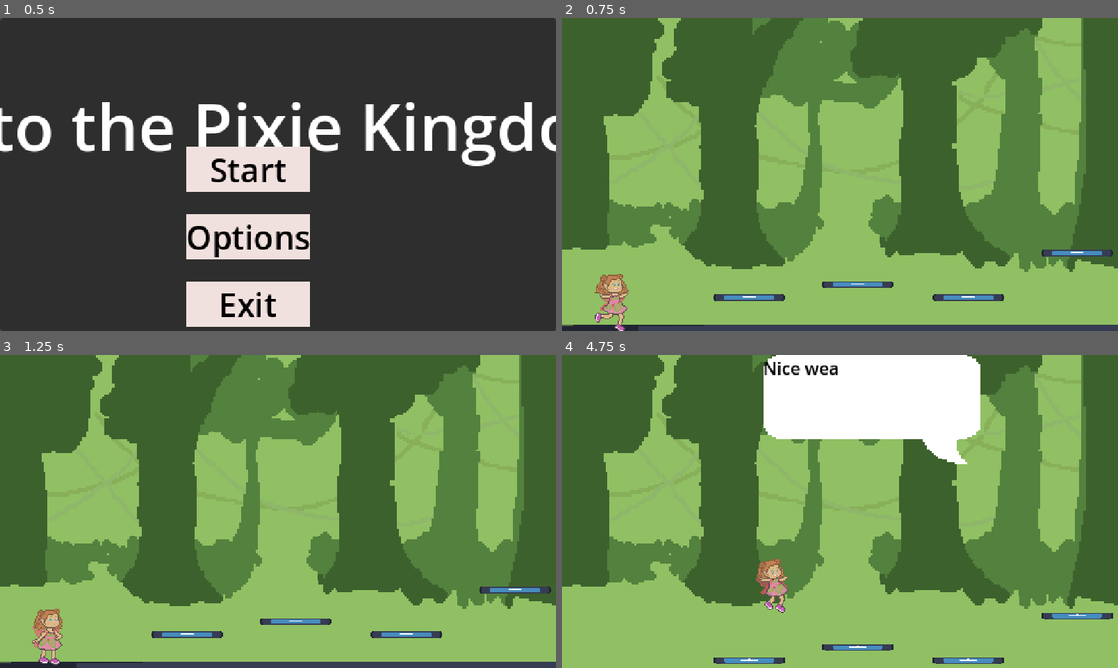
Above: before the commit, frames 1-4 (two rows, left to right).
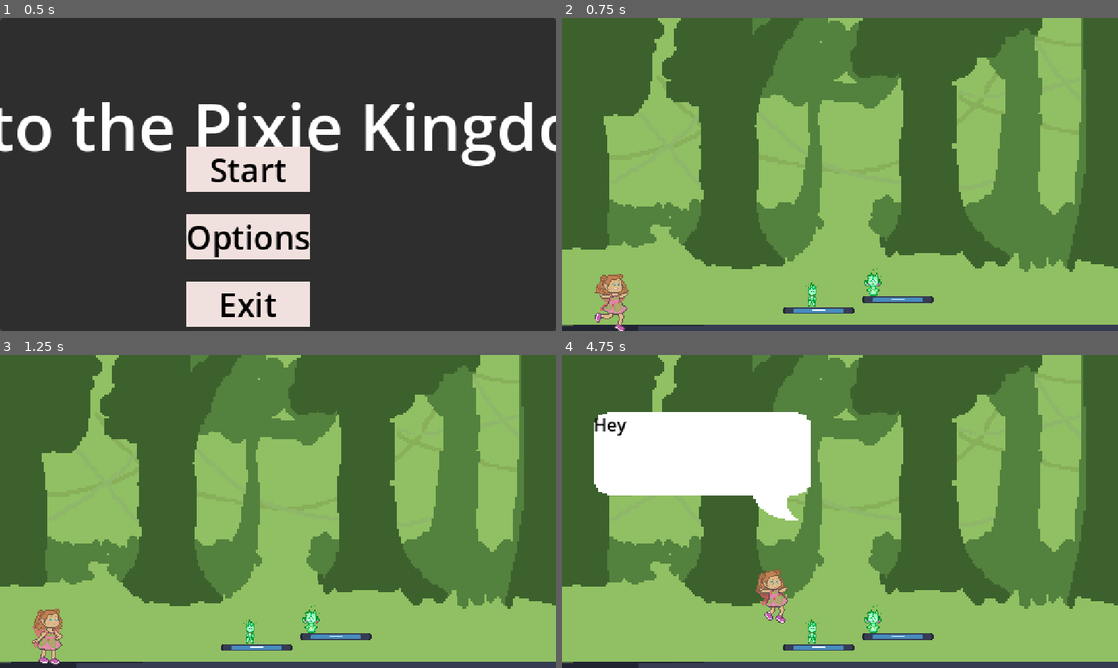
Above: after the commit, the same moments.

Repository: AlexReidNZ/Into-The-Pixie-Kingdom
Game: Godot game, scene res://Scenes/menu.tscn
Same seed, same stepped clock (60 frames per second), same inputs: the game is played once before the commit and once after it. The engine's default icon, where the game draws it, is replaced by a stand-in: a white triangle on a blue panel in a dark square.
Inputs:
- Up to frame 1 (0.5 s): no input
- Up to frame 2 (0.75 s): click "Start" at 0.5 s
- Up to frame 3 (1.25 s): no input
- Up to frame 4 (4.75 s): tap Enter (ui_accept) at 1.25 s; hold Shift (run) 1.28-2.03 s; hold Right (move_right) 1.28-2.78 s; tap Space (jump) at 1.52, 2.27, 3.77, 4.52 s; tap Shift (run) at 2.1, 3.6 s; hold Left (move_left) 2.78-3.53 s; hold Shift (run) 2.78-3.53 s; hold Right (move_right) from 3.53 s (still down); hold Shift (run) from 4.28 s (still down)

Frame 1 is identical in both runs. In frame 2, 1.8% of the frame differs, in the area x 27-100%, y 74-95%; in frame 3, 1.8%; in frame 4, 24%, in the area x 0-100%, y 0-100%.

Commit message:
feat: add npc sprites, adjust sizes and collisions

Diff:
--- a/Scenes/npc_body.tscn
+++ b/Scenes/npc_body.tscn
@@ -2,13 +2,13 @@
 
 [ext_resource type="Script" path="res://Scripts/npc.gd" id="1_3ivoq"]
 [ext_resource type="Script" path="res://Scripts/chat_detection.gd" id="1_dc6p1"]
-[ext_resource type="Texture2D" uid="uid://ca56kg7jr5m0y" path="res://Sprites/icon.svg" id="1_k487h"]
+[ext_resource type="Texture2D" uid="uid://c4crobg2ixorf" path="res://Sprites/Lamina.png" id="3_ams4t"]
 
 [sub_resource type="CircleShape2D" id="CircleShape2D_b06dh"]
-radius = 61.69
+radius = 15.036
 
 [sub_resource type="CircleShape2D" id="CircleShape2D_bhmoq"]
-radius = 91.11
+radius = 40.3113
 
 [node name="NpcBody" type="CharacterBody2D"]
 collision_layer = 3
@@ -32,4 +32,6 @@
 shape = SubResource("CircleShape2D_bhmoq")
 
 [node name="Sprite2D" type="Sprite2D" parent="."]
-texture = ExtResource("1_k487h")
+position = Vector2(0.999998, 0.999994)
+scale = Vector2(0.585938, 0.570313)
+texture = ExtResource("3_ams4t")
--- a/platformer/platform_level.tscn
+++ b/platformer/platform_level.tscn
@@ -1,10 +1,12 @@
-[gd_scene load_steps=9 format=3 uid="uid://cfrj4t5rn0lay"]
+[gd_scene load_steps=11 format=3 uid="uid://cfrj4t5rn0lay"]
 
 [ext_resource type="PackedScene" uid="uid://boc6l1kkktvup" path="res://player/player.tscn" id="1_bxnp0"]
 [ext_resource type="Script" path="res://platformer/platform_level.gd" id="1_opbub"]
 [ext_resource type="Texture2D" uid="uid://ca56kg7jr5m0y" path="res://Sprites/icon.svg" id="1_woxqj"]
 [ext_resource type="Texture2D" uid="uid://boy25fpexvose" path="res://platformer/Ivy Path Background.png" id="3_k08ho"]
 [ext_resource type="PackedScene" uid="uid://bwi0bf6srol7t" path="res://Scenes/npc_body.tscn" id="4_3exax"]
+[ext_resource type="Texture2D" uid="uid://c4crobg2ixorf" path="res://Sprites/Lamina.png" id="6_gdejl"]
+[ext_resource type="Texture2D" uid="uid://ctu5riag25ib1" path="res://Sprites/Hedera.png" id="7_5m2l5"]
 
 [sub_resource type="WorldBoundaryShape2D" id="WorldBoundaryShape2D_mr6wc"]
 
@@ -58,32 +60,8 @@
 [node name="Platforms" type="Node2D" parent="."]
 position = Vector2(22, -116)
 
-[node name="Platform" type="StaticBody2D" parent="Platforms"]
-position = Vector2(117, 82)
-
-[node name="Icon" type="Sprite2D" parent="Platforms/Platform"]
-scale = Vector2(0.515625, 0.046875)
-texture = ExtResource("1_woxqj")
-centered = false
-
-[node name="CollisionShape2D" type="CollisionShape2D" parent="Platforms/Platform"]
-position = Vector2(33, 3)
-shape = SubResource("RectangleShape2D_hmkuf")
-
-[node name="Platform2" type="StaticBody2D" parent="Platforms"]
-position = Vector2(217, 70)
-
-[node name="Icon" type="Sprite2D" parent="Platforms/Platform2"]
-scale = Vector2(0.515625, 0.046875)
-texture = ExtResource("1_woxqj")
-centered = false
-
-[node name="CollisionShape2D" type="CollisionShape2D" parent="Platforms/Platform2"]
-position = Vector2(33, 3)
-shape = SubResource("RectangleShape2D_hmkuf")
-
 [node name="Platform3" type="StaticBody2D" parent="Platforms"]
-position = Vector2(319, 82)
+position = Vector2(181, 94)
 
 [node name="Icon" type="Sprite2D" parent="Platforms/Platform3"]
 scale = Vector2(0.515625, 0.046875)
@@ -95,7 +73,7 @@
 shape = SubResource("RectangleShape2D_hmkuf")
 
 [node name="Platform4" type="StaticBody2D" parent="Platforms"]
-position = Vector2(419, 41)
+position = Vector2(679, 84)
 
 [node name="Icon" type="Sprite2D" parent="Platforms/Platform4"]
 scale = Vector2(0.515625, 0.046875)
@@ -107,7 +85,7 @@
 shape = SubResource("RectangleShape2D_hmkuf")
 
 [node name="Platform5" type="StaticBody2D" parent="Platforms"]
-position = Vector2(519, 29)
+position = Vector2(826, 85)
 
 [node name="Icon" type="Sprite2D" parent="Platforms/Platform5"]
 scale = Vector2(0.515625, 0.046875)
@@ -119,7 +97,7 @@
 shape = SubResource("RectangleShape2D_hmkuf")
 
 [node name="Platform6" type="StaticBody2D" parent="Platforms"]
-position = Vector2(621, 41)
+position = Vector2(254, 84)
 
 [node name="Icon" type="Sprite2D" parent="Platforms/Platform6"]
 scale = Vector2(0.515625, 0.046875)
@@ -131,7 +109,7 @@
 shape = SubResource("RectangleShape2D_hmkuf")
 
 [node name="Platform7" type="StaticBody2D" parent="Platforms"]
-position = Vector2(752, 39)
+position = Vector2(757, 8)
 
 [node name="Icon" type="Sprite2D" parent="Platforms/Platform7"]
 scale = Vector2(0.515625, 0.046875)
@@ -143,7 +121,7 @@
 shape = SubResource("RectangleShape2D_hmkuf")
 
 [node name="Platform8" type="StaticBody2D" parent="Platforms"]
-position = Vector2(852, 27)
+position = Vector2(911, 24)
 
 [node name="Icon" type="Sprite2D" parent="Platforms/Platform8"]
 scale = Vector2(0.515625, 0.046875)
@@ -155,7 +133,7 @@
 shape = SubResource("RectangleShape2D_hmkuf")
 
 [node name="Platform9" type="StaticBody2D" parent="Platforms"]
-position = Vector2(954, 39)
+position = Vector2(1032, 40)
 
 [node name="Icon" type="Sprite2D" parent="Platforms/Platform9"]
 scale = Vector2(0.515625, 0.046875)
@@ -169,7 +147,9 @@
 [node name="NPCs" type="Node2D" parent="."]
 
 [node name="Lamina" parent="NPCs" instance=ExtResource("4_3exax")]
-position = Vector2(260, -132)
+position = Vector2(229, -36)
+sprite = ExtResource("6_gdejl")
 
 [node name="Hedera" parent="NPCs" instance=ExtResource("4_3exax")]
-position = Vector2(385, -112)
+position = Vector2(285, -46)
+sprite = ExtResource("7_5m2l5")
Binary file added: Sprites/Hedera.png
Not shown, added: Sprites/Hedera.png.import
Binary file added: Sprites/Lamina.png
Not shown, added: Sprites/Lamina.png.import
